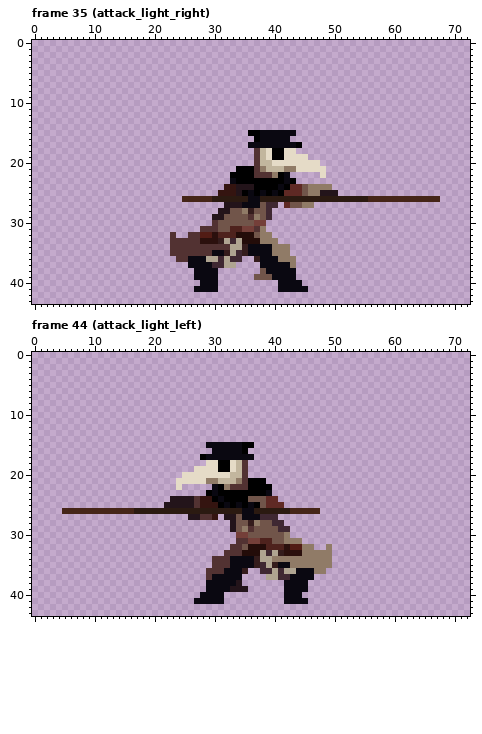
Edited in one commit: pixel-art file (Nevermore Unity Project/Assets/Art Assets/Alex/Player/player_animation.aseprite). The picture above was drawn from the file before the commit.
74x46 pixels, 70 frames. Shown: frame 35 (attack_light_right), frame 44 (attack_light_left). The old version is drawn lined up with the new one, on the new canvas. The commit also changed other frames, which this record leaves out.
The result:
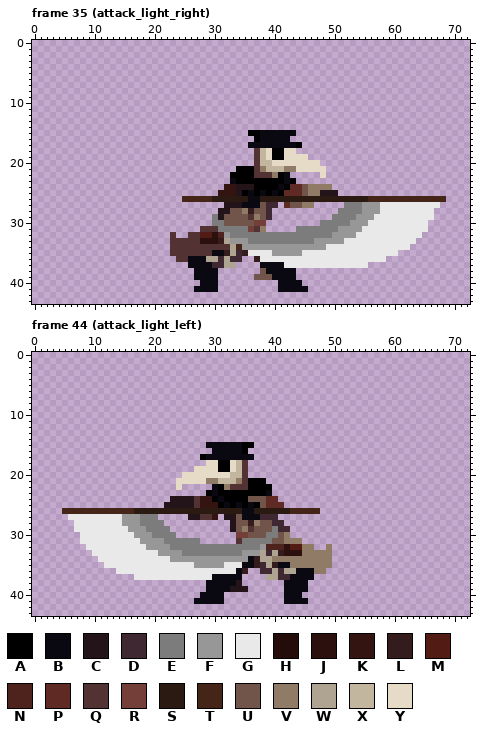
Palette (. is transparent): A #000000  B #0a0811  C #23141a  D #3f2832  E #7c7c7c  F #979797  G #e9e9e9  H #230c09  J #2b100d  K #341410  L #341c1c  M #521c15  N #4e221d  P #5f2924  Q #523232  R #743f39  S #2b1a11  T #452518  U #71554a  V #907b67  W #afa491  X #c2b69e  Y #e5dbc7
Diff:
canvas 74x46 -> 73x44 (the part of the old canvas that was cut away was empty and is not shown)
Changed rows in their new state; - is an unchanged pixel.
Frame 35 (attack_light_right):
first column x 30:
26 --------------------------------------T
27 ----------------------EEEFFFGGGGGGGGGG-
28 ---------------------EEEEFFFGGGGGGGGG--
29 E-------------------EEEEFFFGGGGGGGGGG--
30 EE----------------EEEEEFFFGGGGGGGGGG---
31 -EEEEE--------EEEEEEEFFFFGGGGGGGGGGG---
32 --FEEEEEEEEEEEEEEEEEFFFFGGGGGGGGGGG----
33 ---FFFEEEEEEEEEEEFFFFFGGGGGGGGGGGG-----
34 ----TFFFFFFFFFFFFFFGGGGGGGGGGGGGG------
35 ------GGGGFFFFFGGGGGGGGGGGGGGGG--------
36 --------GGGGGGGGGGGGGGGGGGGGG----------
37 ------------GGGGGGGGGGGGGG-------------
Frame 44 (attack_light_left):
first column x 6:
27 GGGGGGGGGFFFEEE--------------------
28 -GGGGGGGGFFFEEEE-------------------
29 -GGGGGGGGGFFFEEEE-----------------E
30 --GGGGGGGGGFFFEEEE---------------EE
31 --GGGGGGGGGGFFFFEEEEEE-------EEEEE-
32 ---GGGGGGGGGGFFFFEEEEEEEEEEEEEEEF--
33 ----GGGGGGGGGGGFFFFEEEEEEEEEEFFF---
34 -----GGGGGGGGGGGGFFFFFFFFFFFFF-----
35 ------GGGGGGGGGGGGGGGFFFFFGGG------
36 --------GGGGGGGGGGGGGGGGGGGG-------
37 -----------GGGGGGGGGGGGG-----------
Boxes around the changes in both pictures, in picture pixels (x1, y1, x2, y2):
changed: (212, 196, 446, 268)
changed: (68, 514, 278, 580)
